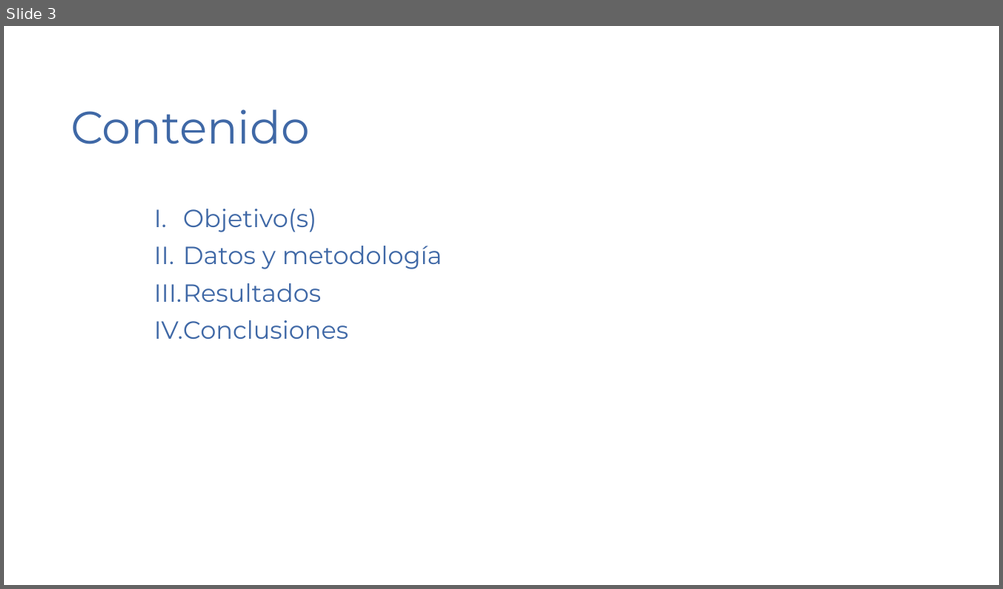
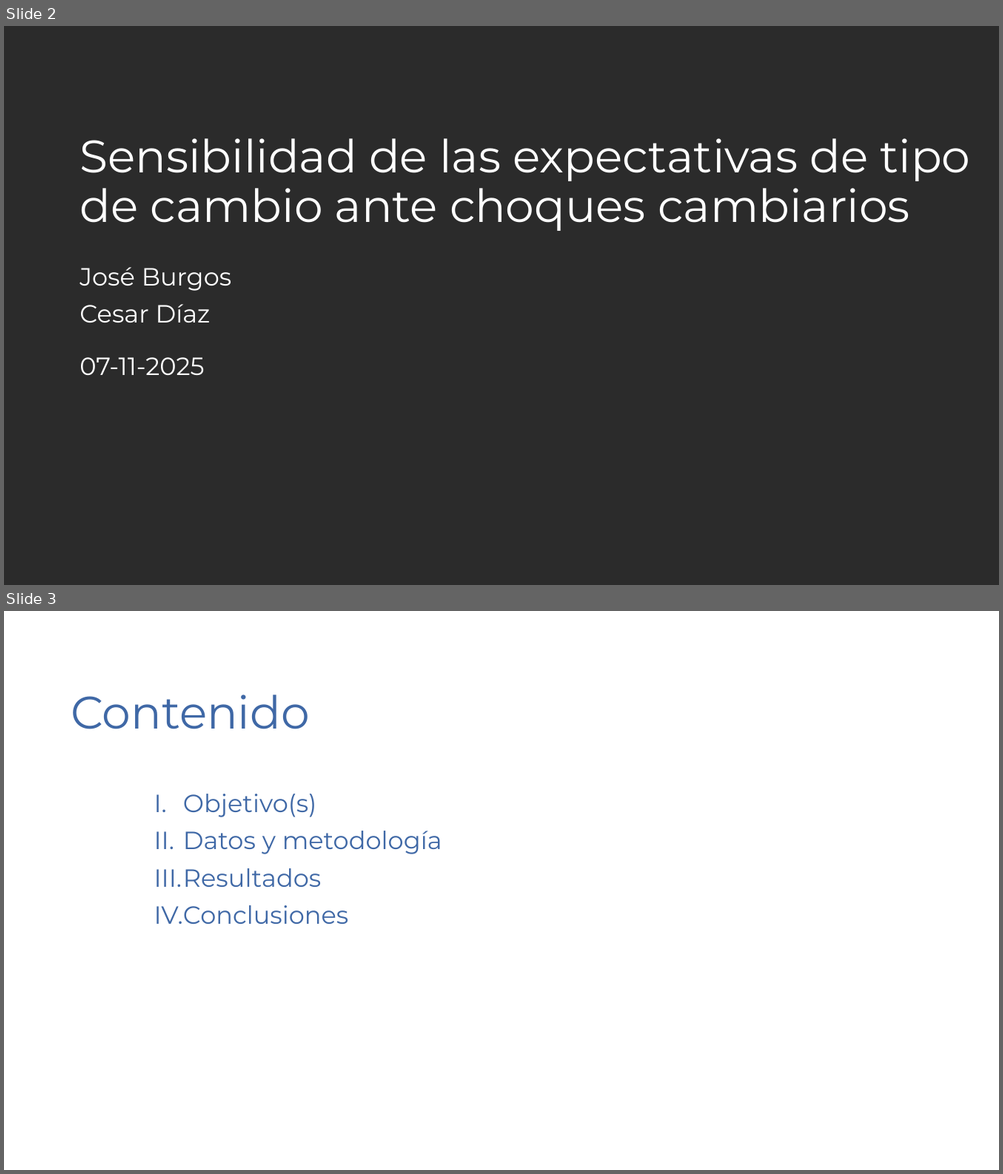
Before and after one commit to JoseBurg/sensibilidad-tc-recuadro, a slide deck: Template Presentación Recuadros.pptx. Shown one above the other, each under a label of ours: slide 3 before the commit, slides 2 and 3 after it. The pictures are 1003x589 and 1003x1174 pixels, drawn with LibreOffice and Linux fonts; fonts in the diff are those of the drawing; background and template pictures are left out; a plain dark background stands for a picture behind light text. Boxes give left, top, right and bottom in pixels: in the first picture for what was removed or moved away, otherwise in the second. Text is boxed around its words. In the diff, an @@ line names an element or a change of style, - is before the commit and + after.

```diff
--- a/Template Presentación Recuadros.pptx
+++ b/Template Presentación Recuadros.pptx
@@ slide 2 added at bbox=[4, 26, 999, 585], background picture (left out) @@
@@ title added at bbox=[79, 138, 970, 231], 44 pt, text #FFFFFF @@
+Sensibilidad de las expectativas de tipo de cambio ante choques cambiarios
@@ text added at bbox=[79, 267, 232, 323], 24 pt, text #FFFFFF @@
+José Burgos
+Cesar Díaz
@@ text added at bbox=[79, 358, 204, 375], 24 pt, text #FFFFFF @@
+07-11-2025
```
Also in this commit, not shown: 1 other slide added, 2 slides removed, 4 other files.
